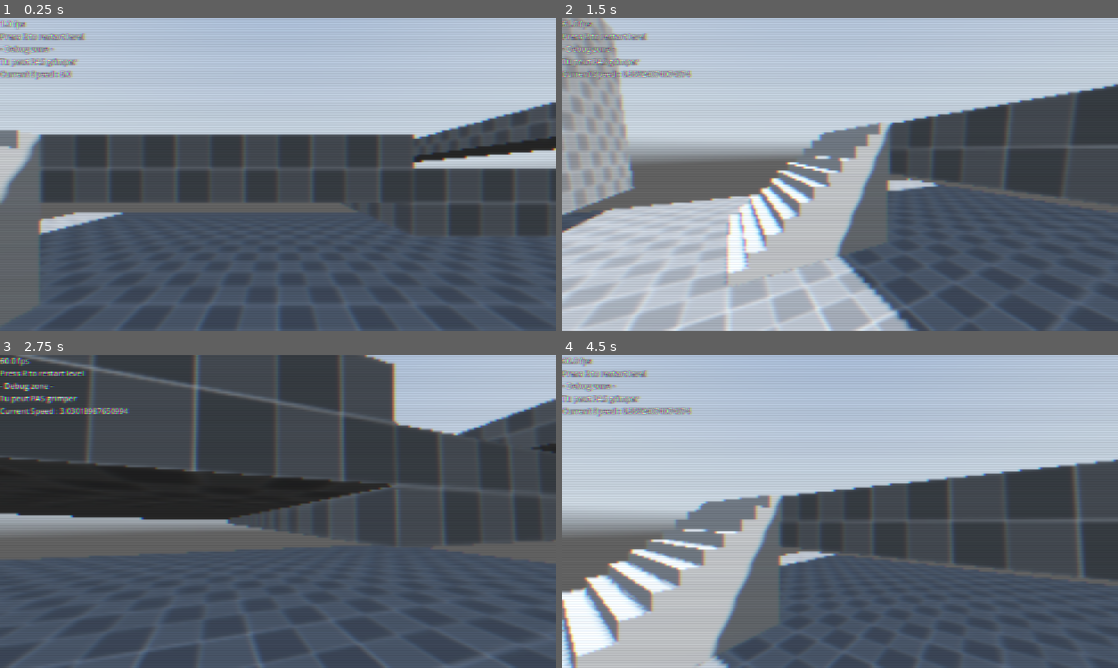
Above: before the commit, frames 1-4 (two rows, left to right).
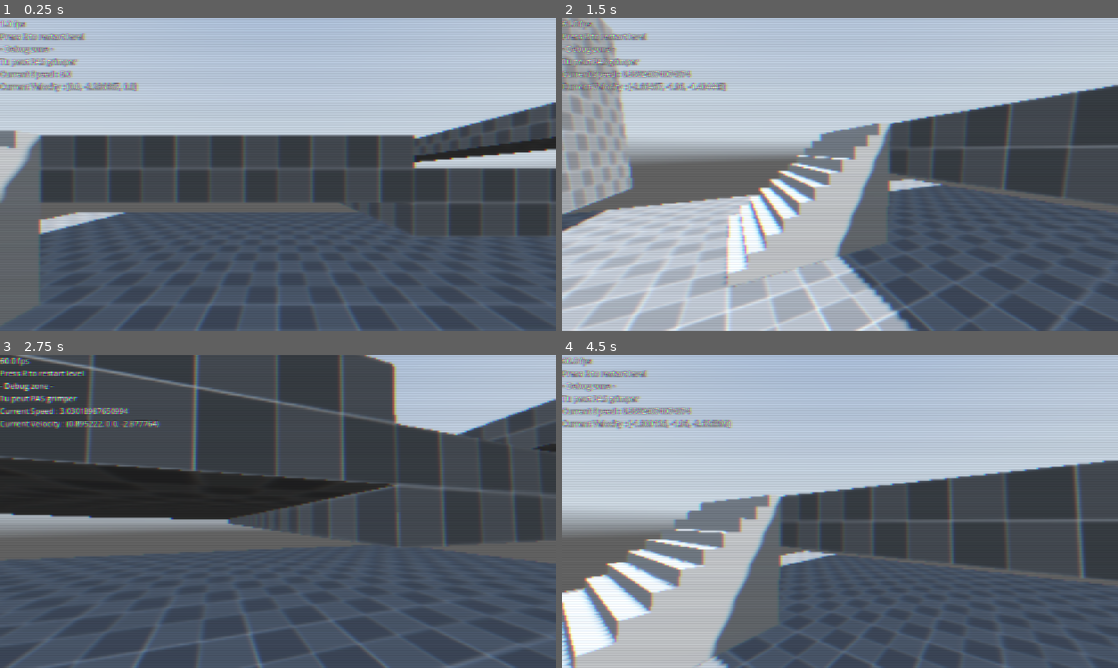
Above: after the commit, the same moments.

Repository: NitenOS/FirstPersonneTemplate
Game: Godot game, scene res://level.tscn
The game is run twice, just before and just after one commit, with the same random seed, the same clock (stepped at 60 frames per second) and the same inputs. A sky picture missing from this copy of the repository is replaced by a grey-blue gradient.
Inputs (mouse positions are in pixels of both pictures, inside the frame that each line leads up to):
- Up to frame 1 (0.25 s): no input
- Up to frame 2 (1.5 s): tap R (restart_level) at 0.5, 1.25 s; move the mouse to (962, 158) at 0.52 s; hold E (lean_right) 0.53-1.28 s; hold Ctrl (crouch) 0.53-1.28 s; click (962, 158) at 0.67 s; tap Space (jump) at 0.77 s; move the mouse to (812, 174) at 1.27 s; hold W (move_forward) from 1.28 s (still down); tap Shift (sprint) at 1.35 s
- Up to frame 3 (2.75 s): keep holding W (move_forward); tap Space (jump) at 1.52 s; tap R (restart_level) at 2 s; move the mouse to (289, 505) at 2.02 s; hold Ctrl (crouch) from 2.03 s (still down)
- Up to frame 4 (4.5 s): keep holding W (move_forward); tap R (restart_level) at 2.75, 3.5, 4.25 s; move the mouse to (834, 517) at 2.77 s; release Ctrl (crouch) at 2.78 s; tap Shift (sprint) at 2.85, 4.35 s; tap Space (jump) at 3.02, 3.77 s; move the mouse to (878, 514) at 3.52 s; hold Ctrl (crouch) 3.53-4.28 s; move the mouse to (795, 508) at 4.27 s

The runs differ from the first frame. In frame 1, 1.6% of the frame differs, in the area x 0-100%, y 20-70%; in frame 2, 2.2%; in frame 3, 1.1%; in frame 4, 2.5%, in the area x 0-100%, y 20-100%.

Commit message:
last push
Dernier push, reste plus que le reedme à faire et la traduction des commentaire

Diff:
--- a/Script/scr_CB3D_Player.gd
+++ b/Script/scr_CB3D_Player.gd
@@ -66,7 +66,6 @@
 
 # Climb var
 var canClimbing : bool = false
-#var isClimbing : bool = false
 
 # State
 var isWalking : bool = false
@@ -181,39 +180,13 @@
 		velocity.x = move_toward(velocity.x, 0, currentSpeed)
 		velocity.z = move_toward(velocity.z, 0, currentSpeed)
 
-	# Stairs logic v1
-	#scStairs.global_position.x = global_position.x + velocity.x * delta
-	#scStairs.global_position.z = global_position.z + velocity.z * delta
-	#
-	#if is_on_ground():
-		#scStairs.target_position.y = -1
-	#else:
-		#scStairs.target_position.y = -0.45
-		#
-	#var query = PhysicsShapeQueryParameters3D.new()
-	#query.exclude = [self]
-	#query.shape = scStairs.shape
-	#query.transform = scStairs.global_transform
-	#var result = get_world_3d().direct_space_state.intersect_shape(query, 1)
-	#if !result:
-		#scStairs.force_shapecast_update()
-	#DebugLayer.debugText = str(bool(!result)) + str("\r")
-	#
-	#if scStairs.is_colliding() and velocity.y <= 0.0 and !result:
-		#global_position.y = scStairs.get_collision_point(0).y
-		#velocity.y = 0.0
-		#isGrounded = true
-	#else:
-		#isGrounded = false
-
 	#Debug zone
 	DebugLayer.debugText += str("\r Current Speed : ") + str(currentSpeed)
-
-	# Stairs logic v2
+	DebugLayer.debugText += str("\r Current Velocity : ") + str(velocity)
+
+	# Stairs logic
 	if is_on_floor(): lastFrameWasOnFloor = Engine.get_physics_frames()
-	#if not _snap_up_stairs_check(delta):
-		#move_and_slide()
-		#_snap_down_to_stairs_check()
+
 	_snap_up_stairs_check(delta)
 	move_and_slide()
 	_snap_down_to_stairs_check()
@@ -236,11 +209,6 @@
 			pass
 		pass
 	pass
-
-# Réecriture de la fonction "is_on_floor()" pour pouvoir définir manuellement quand le personnage est au sol
-#Actuellement useless (à enlevé)
-func is_on_ground() -> bool:
-	return isGrounded or is_on_floor()
 
 ## Check si l'angle du sol est plus grand ou non que la limite fixé par le CharacterBody3D (fixé par "floor_max_angle"). [br]
 ## Renvoie [code]true[/code] si elle est plus petite (et que l'on peut donc s'y déplacé) et inversement.
--- a/project.godot
+++ b/project.godot
@@ -81,4 +81,4 @@
 
 [rendering]
 
-scaling_3d/scale=0.5
+scaling_3d/scale=0.7
Not shown, changed: export_presets.cfg
